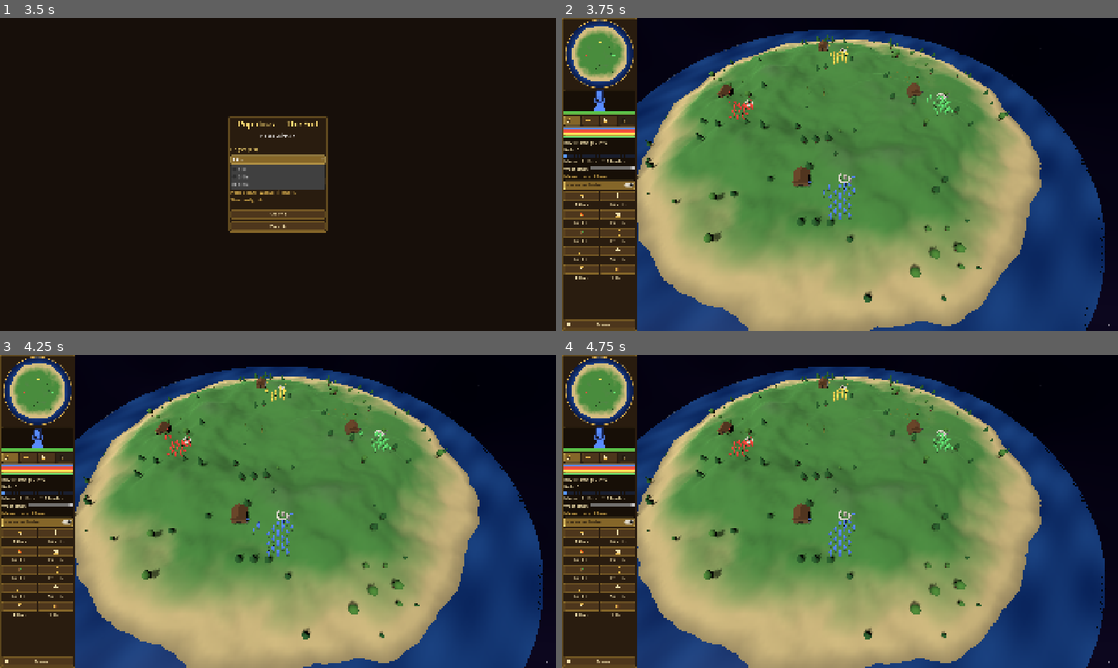
Above: before the commit, frames 1-4 (two rows, left to right).
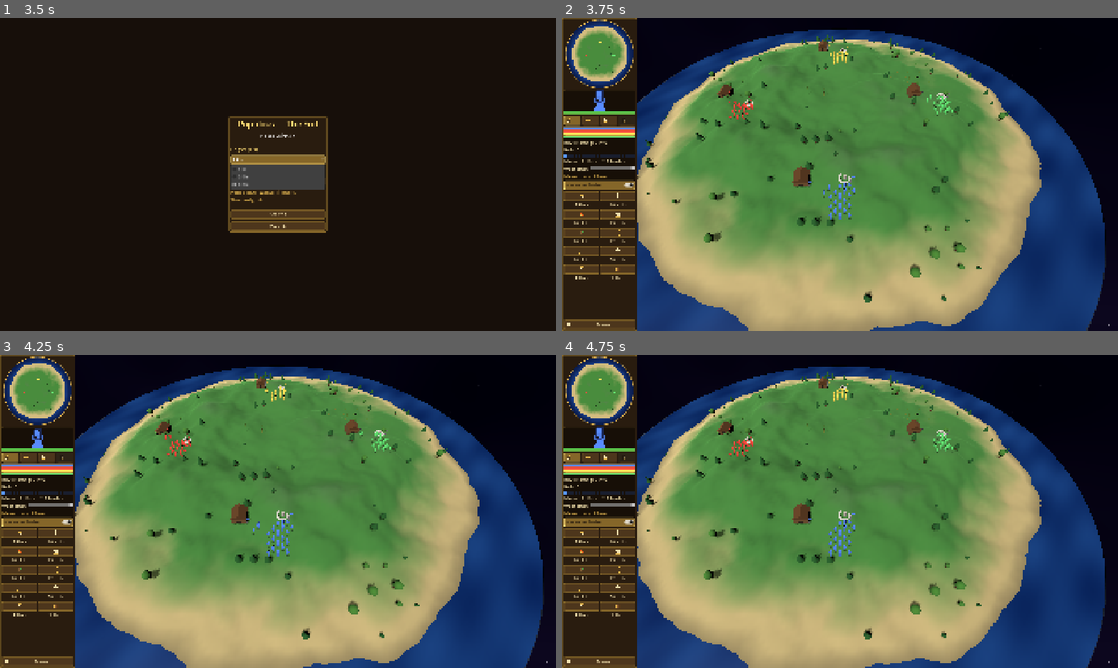
Above: after the commit, the same moments.

Repository: Klopskaiser/Populous-TheEnd
Game: Godot game, scene res://scenes/ui/main_menu.tscn
The game is run twice, just before and just after one commit, with the same random seed, the same clock (stepped at 60 frames per second) and the same inputs.
Inputs (mouse positions are in pixels of both pictures, inside the frame that each line leads up to):
- Up to frame 1 (3.5 s): click "Neues Skirmish" at 0.5 s; click "1 KI" at 1.25 s; click "Insel" at 2 s; click "3 KIs" at 2.75 s
- Up to frame 2 (3.75 s): click "Starten" at 3.5 s
- Up to frame 3 (4.25 s): no input
- Up to frame 4 (4.75 s): click (573, 458) at 4.27 s

Frame 1 is identical in both runs. In frame 2, 0.1% of the frame differs, in the area x 14-98%, y 7-100%; in frame 3, 0.1%; in frame 4, 0.1%.

Commit message:
Bugfix Scheibenrand: Rundung wirkte nicht, Wasserfaelle zeigten zur Seite
Dritter Nutzerreport: auf Landkarten gar kein Kegel, kantige Ecken wie zuvor,
dazu eine neue blaue Zwischenschicht mit runden Ecken; die Wasserfaelle zeigen
zur Seite statt nach aussen.

Denkfehler im letzten Commit: vertex_mesh_xz() schnappte nur Vertices, die
AUSSERHALB des Randkreises lagen. Gemessen liegt der Randvertex-Ring einer 144er
Karte aber bei 70,0..72,1 m gegen rim_radius 72 -- fast jeder Randvertex ist
INNERHALB, blieb unangetastet, und die Treppe ueberlebte vollstaendig. Das Meer
wurde dagegen schon auf dem Kreis geschnitten und ragte damit bis zu 2 m ueber
die Landkante hinaus: das war die blaue Schicht, und sie war rund, weil sie die
einzige Geometrie war, die dem Kreis folgte. Die Projektion geht jetzt in BEIDE
Richtungen; gemessen liegen 1144 von 1144 Randvertices exakt auf dem Kreis.

Zweiter Fehler: der Rand benutzte die Zellflaechennormale (vier moegliche
Richtungen), auf einem runden Rand bis zu 45 Grad daneben. Neu ist die radiale
Richtung von der Kartenmitte durch die Seitenmitte -- nach der Projektion ist
jede Seite eine Sehne des Kreises, ihre radiale Normale also die richtige.
Gemessen: schlechtestes dot(normal, radial) 0,707 -> 1,0000.

Der Kegel war die ganze Zeit da, nur auf einem Treppenfundament mit falschen
Normalen und damit unlesbar. Gemessen auf Bergpass: Fels von +32,9 m (der Grat)
bis -58 m, Radius 144 -> 56. Damit gilt die Kegelform auch fuer die Berge: der
Koerper beginnt an der echten Landhoehe, ein Grat am Rand ragt also weit ueber
den Rand auf Bodenhoehe hinaus.

Suite 4177 gruen, Ladecheck sauber. Erneute Sichtpruefung ausstehend.

Co-Authored-By: Claude Opus 5 <noreply@anthropic.com>

Diff:
--- a/scripts/core/terrain_data.gd
+++ b/scripts/core/terrain_data.gd
@@ -113,23 +113,49 @@
 	return float(size) * 0.5 * DISC_RADIUS_FRAC * CELL_SIZE
 
 
-## World XZ of a mesh vertex, pulled RADIALLY onto the rim circle when it lies outside.
-##
-## This is what makes the edge round. Cell culling alone leaves a staircase with
-## one-metre steps, which reads as coarse jags on a 144 m disc (user report: "die Zacken
-## sind extrem groß"). Snapping the outermost mesh vertices onto the circle turns that
-## staircase into a polygon inscribed in the rim — chords of about a metre, so the
-## silhouette is smooth — while WALKABILITY stays strictly cell-based and unchanged.
-## `TerrainRim` builds from these same snapped positions, so the mesh edge and the rock
+## True for a vertex on the OUTER RING of the meshed cell set: it belongs to at least one
+## in-disc cell and at least one cell outside. Exactly the vertices that form the visible
+## silhouette.
+func is_boundary_vertex(vx: int, vz: int) -> bool:
+	var inside: int = 0
+	var outside: int = 0
+	for dz in [-1, 0]:
+		for dx in [-1, 0]:
+			if in_disc(Vector2i(vx + dx, vz + dz)):
+				inside += 1
+			else:
+				outside += 1
+	return inside > 0 and outside > 0
+
+
+## World XZ of a mesh vertex, projected onto the rim circle if it is a boundary vertex.
+##
+## This is what makes the edge round. Cell culling alone leaves a staircase with one-metre
+## steps, which reads as coarse jags on a 144 m disc (user report: "die Zacken sind extrem
+## groß"). Projecting the outer vertex ring onto the circle turns that staircase into a
+## polygon whose corners all sit ON the rim — chords of about a metre, so the silhouette is
+## smooth. WALKABILITY stays strictly cell-based and untouched; this is presentation only,
+## and since walkable cell centres reach at most `disc_radius()` (half a cell inside
+## `rim_radius()`), no unit can ever stand past the visible edge.
+##
+## It projects BOTH WAYS, and that is the whole point. A first attempt only pulled
+## vertices that lay OUTSIDE the circle inward — but measured against a 144 map the
+## boundary ring sits at 70.0 to 72.1 m, so almost every vertex is INSIDE and was left on
+## the grid. The staircase survived, and the sea (cut on the circle at 72) overhung the
+## land by up to 2 m, which is the blue layer that showed up under the land at the rim.
+##
+## `TerrainRim` builds from these same projected positions, so the mesh edge and the rock
 ## flank cannot drift apart.
 func vertex_mesh_xz(vx: int, vz: int) -> Vector2:
 	var p: Vector2 = Vector2(float(vx) * CELL_SIZE, float(vz) * CELL_SIZE)
-	var d: Vector2 = p - Vector2(_disc_center, _disc_center)
+	if not is_boundary_vertex(vx, vz):
+		return p
+	var centre: Vector2 = Vector2(_disc_center, _disc_center)
+	var d: Vector2 = p - centre
 	var dist: float = d.length()
-	var r: float = rim_radius()
-	if dist <= r or dist < 0.000001:
+	if dist < 0.000001:
 		return p
-	return Vector2(_disc_center, _disc_center) + d / dist * r
+	return centre + d / dist * rim_radius()
 
 
 ## Vertex-side disc test — for the rim skirt mesh and `average_height()`. A vertex
--- a/scripts/core/terrain_rim.gd
+++ b/scripts/core/terrain_rim.gd
@@ -205,6 +205,24 @@
 	_waterfall.visible = _waterfall.mesh != null
 
 
+## RADIAL outward direction of a rim side, from the map centre through the side's
+## midpoint.
+##
+## Not the cell-face normal (+/-x, +/-z), which is what it used to be. With only four
+## possible directions every quad on a round rim faced up to 45 degrees off true, so the
+## waterfall curtains pointed sideways instead of outward and re-emphasised exactly the
+## angularity the round rim was meant to remove (user report: "die Wasserfälle zeigen in
+## die falsche Richtung, nicht nach außen sondern zur Seite"). Both endpoints of a side
+## lie ON the rim circle after projection, so the side is a chord and its radial normal
+## is the correct one — for the rock's lighting just as much as for the water.
+func _outward(a: Vector3, b: Vector3, centre: float) -> Vector3:
+	var mid: Vector2 = Vector2((a.x + b.x) * 0.5 - centre, (a.z + b.z) * 0.5 - centre)
+	if mid.length_squared() < 0.000001:
+		return Vector3(1.0, 0.0, 0.0)
+	mid = mid.normalized()
+	return Vector3(mid.x, 0.0, mid.y)
+
+
 ## World position of a cell-vertex, at the SNAPPED XZ the mesh uses, with its height.
 func _vertex_world(td: TerrainData, cell: Vector2i, local: Vector2i) -> Vector3:
 	var vx: int = cell.x + local.x
@@ -237,7 +255,7 @@
 		var side: Array = _SIDES[entry[1]]
 		var a: Vector3 = _vertex_world(td, cell, side[1])
 		var b: Vector3 = _vertex_world(td, cell, side[2])
-		var outward: Vector3 = Vector3(float(side[0].x), 0.0, float(side[0].y))
+		var outward: Vector3 = _outward(a, b, td.disc_center())
 		var along: Vector3 = Vector3(b.x - a.x, 0.0, b.z - a.z)
 		if along.length_squared() > 0.000001:
 			along = along.normalized()
@@ -325,7 +343,7 @@
 		var side: Array = _SIDES[entry[1]]
 		var a: Vector3 = _vertex_world(td, cell, side[1])
 		var b: Vector3 = _vertex_world(td, cell, side[2])
-		var outward: Vector3 = Vector3(float(side[0].x), 0.0, float(side[0].y))
+		var outward: Vector3 = _outward(a, b, c)
 		var along: Vector3 = Vector3(b.x - a.x, 0.0, b.z - a.z)
 		if along.length_squared() > 0.000001:
 			along = along.normalized()
--- a/tests/test_disc_optics.gd
+++ b/tests/test_disc_optics.gd
@@ -182,28 +182,81 @@
 	terrain.free()
 
 
-## The roundness fix: the terrain's own boundary vertices are pulled onto the rim
-## circle, so the silhouette is an inscribed polygon with ~1 m chords instead of a
+## The roundness fix: the terrain's own boundary vertices are projected onto the rim
+## circle, so the silhouette is a polygon whose corners all sit ON the rim instead of a
 ## staircase with 1 m steps (user report: "die Zacken sind extrem groß").
-func test_mesh_boundary_is_round_not_a_staircase() -> void:
+##
+## It projects BOTH ways on purpose. A first attempt only pulled vertices lying OUTSIDE
+## the circle inward, but the boundary ring of a 144 map sits at 70.0..72.1 m — almost
+## every vertex is INSIDE, stayed on the grid, and the staircase survived. Worse, the sea
+## (cut on the circle) then overhung the land by up to 2 m, which is the blue layer that
+## appeared under the land at the rim. Hence: on the circle, not merely within it.
+func test_mesh_boundary_sits_exactly_on_the_rim_circle() -> void:
 	var td: TerrainData = _flat()
 	var c: float = td.disc_center()
 	var r: float = td.rim_radius()
-	# Any vertex that would stick out past the rim is snapped exactly onto it.
+	var boundary: int = 0
 	var off_circle: int = 0
-	var snapped: int = 0
-	for vz in range(0, td.verts, 3):
-		for vx in range(0, td.verts, 3):
+	var pulled_outward: int = 0
+	for vz in range(td.verts):
+		for vx in range(td.verts):
+			if not td.is_boundary_vertex(vx, vz):
+				continue
+			boundary += 1
 			var p: Vector2 = td.vertex_mesh_xz(vx, vz)
-			var d: float = Vector2(p.x - c, p.y - c).length()
-			if d > r + 0.001:
+			if absf(Vector2(p.x - c, p.y - c).length() - r) > 0.01:
 				off_circle += 1
-			var raw_d: float = Vector2(float(vx) - c, float(vz) - c).length()
-			if raw_d > r + 0.001 and absf(d - r) < 0.001:
-				snapped += 1
-	check(off_circle == 0, "no mesh vertex lies outside the rim circle (%d did)"
-		% off_circle)
-	check(snapped > 20, "and the outside ones were really snapped onto it (%d)" % snapped)
+			# The grid position was inside and had to be pushed OUT — the case the first
+			# attempt missed entirely.
+			if Vector2(float(vx) - c, float(vz) - c).length() < r - 0.01:
+				pulled_outward += 1
+	check(boundary > 300, "the boundary ring has a few hundred vertices (%d)" % boundary)
+	check(off_circle == 0,
+		"every boundary vertex lies ON the rim circle (%d did not)" % off_circle)
+	check(pulled_outward > boundary / 4,
+		"and most of them had to be pushed OUTWARD to get there (%d of %d)"
+			% [pulled_outward, boundary])
+	# Interior vertices must not move at all.
+	var mid: int = td.size / 2
+	var untouched: Vector2 = td.vertex_mesh_xz(mid, mid)
+	check(untouched.is_equal_approx(Vector2(float(mid), float(mid))),
+		"interior vertices are left exactly where they were")
+
+
+## The cone must start from the LAND's real height, so a ridge meeting the rim juts
+## further out into space than ground-level terrain does (user: "die Kegelform gilt auch
+## für die Berge, die ragen an den Kanten also etwas mehr in den Weltraum").
+func test_cone_starts_at_the_mountains_own_height_on_a_land_map() -> void:
+	var td: TerrainData = MapGenerator.create_terrain("bergpass", SEED)
+	var terrain: Terrain = Terrain.new()
+	terrain.build(td)
+	var rim: TerrainRim = terrain.get_node_or_null("Rim") as TerrainRim
+	var rock: MeshInstance3D = rim.get_node_or_null("Rock") as MeshInstance3D
+	check(rock != null and rock.mesh != null, "the land map has a rock body at all")
+	var arrays: Array = (rock.mesh as ArrayMesh).surface_get_arrays(0)
+	var verts: PackedVector3Array = arrays[Mesh.ARRAY_VERTEX]
+	var c: float = td.disc_center()
+	var highest: float = -INF
+	var lowest: float = INF
+	# Radius at the top of the body versus far below it: a cone tapers, a slab does not.
+	var r_top: float = 0.0
+	var r_deep: float = 0.0
+	for v in verts:
+		highest = maxf(highest, v.y)
+		lowest = minf(lowest, v.y)
+		var r: float = Vector2(v.x - c, v.z - c).length()
+		if v.y > TerrainData.SEA_LEVEL - 1.0:
+			r_top = maxf(r_top, r)
+		if v.y < TerrainRim.bottom_y() + 20.0:
+			r_deep = maxf(r_deep, r)
+	check(highest > MapGenerator.LAND + 10.0,
+		"the body reaches the ridge's own height where it meets the rim (%.1f)" % highest)
+	check(is_equal_approx(lowest, TerrainRim.bottom_y()),
+		"and runs down to the cone's tip (%.1f)" % lowest)
+	check(r_deep < r_top * 0.75,
+		"the body really tapers on a LAND map too (%.0f m at the top, %.0f m deep)"
+			% [r_top, r_deep])
+	terrain.free()
 
 
 ## The underside is an inverted cone with a ROUNDED tip, not a flat-bottomed slab
@@ -250,6 +303,34 @@
 	return dy / dr
 
 
+## The curtains have to face OUTWARD. They used to take the cell-face normal, which on a
+## round rim is up to 45 degrees off — the falls pointed sideways and re-emphasised exactly
+## the angularity the round rim removes (user report: "die Wasserfälle zeigen in die
+## falsche Richtung, nicht nach außen sondern zur Seite").
+func test_waterfall_faces_radially_outward() -> void:
+	var td: TerrainData = MapGenerator.create_terrain("island", SEED)
+	var terrain: Terrain = Terrain.new()
+	terrain.build(td)
+	var rim: TerrainRim = terrain.get_node_or_null("Rim") as TerrainRim
+	var fall: MeshInstance3D = rim.get_node_or_null("Waterfall") as MeshInstance3D
+	check(fall != null and fall.mesh != null, "the island has a waterfall")
+	var arrays: Array = (fall.mesh as ArrayMesh).surface_get_arrays(0)
+	var verts: PackedVector3Array = arrays[Mesh.ARRAY_VERTEX]
+	var normals: PackedVector3Array = arrays[Mesh.ARRAY_NORMAL]
+	var c: float = td.disc_center()
+	var worst: float = 1.0
+	for i in range(verts.size()):
+		var radial: Vector2 = Vector2(verts[i].x - c, verts[i].z - c)
+		if radial.length() < 0.001:
+			continue
+		worst = minf(worst, Vector2(normals[i].x, normals[i].z).normalized()
+			.dot(radial.normalized()))
+	# The cell-face normal would bottom out around 0.707 (45 degrees off).
+	check(worst > 0.99,
+		"every curtain faces outward (worst dot(normal, radial) = %.4f)" % worst)
+	terrain.free()
+
+
 ## The water falls STRAIGHT down while the cone tapers away behind it — that contrast is
 ## the whole point (user: "wasser sollte vom Rand gerade in den Abgrund stürzen").
 func test_waterfall_is_vertical_and_dissolves_above_the_tip() -> void:
Not shown, changed: plans/PROGRESS.md
